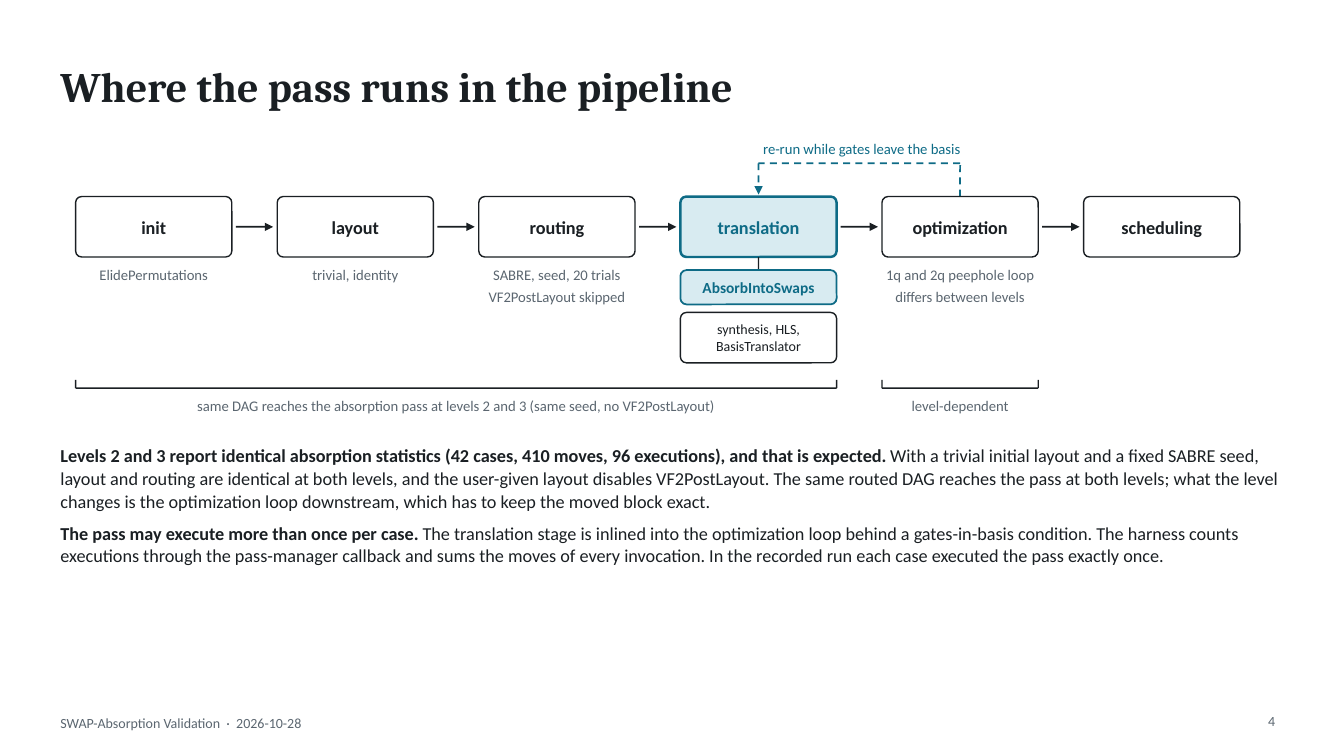
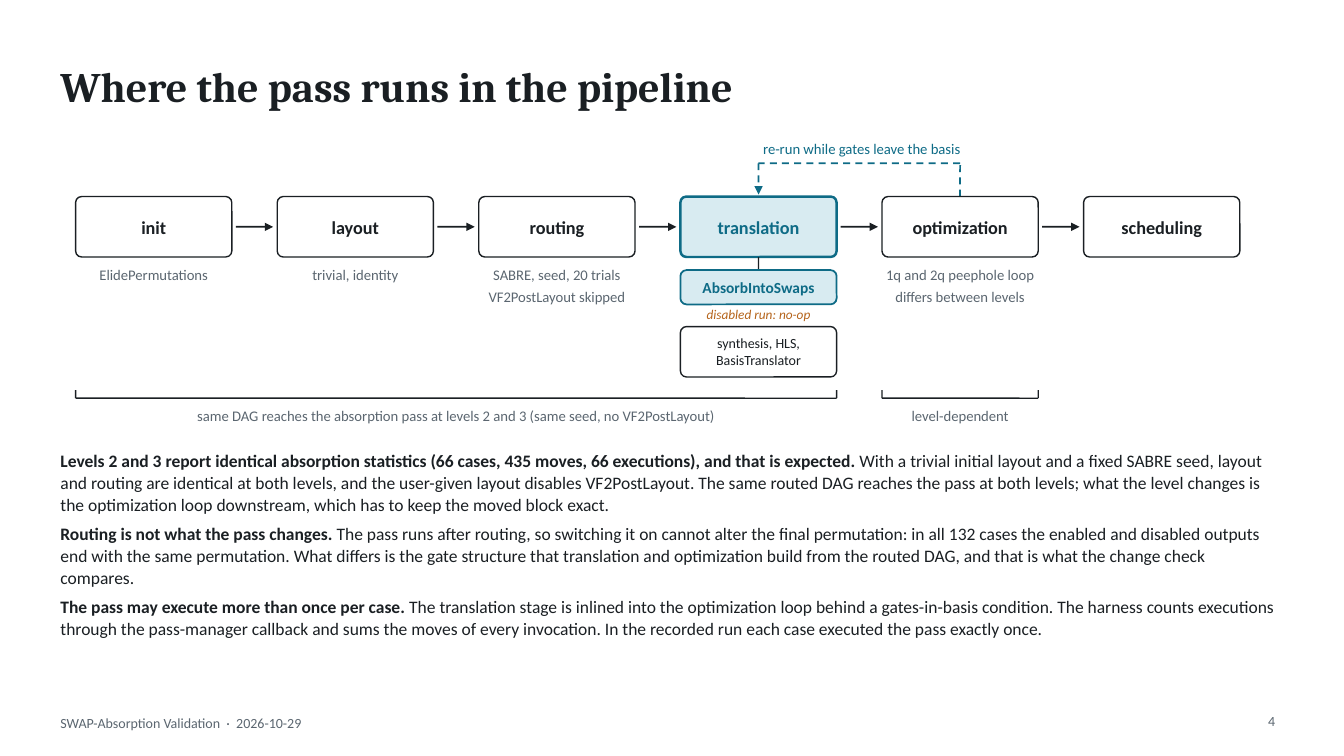
Before and after one commit to AI-native-Systems-Research/qiskit-swap-asbsorption-validation, a slide deck: slide 4 of swap_absorption_validation.pptx. Drawn at 1344x756 pixels with LibreOffice and Linux fonts; fonts in the diff are those of the drawing. Boxes give left, top, right and bottom in pixels: in the first picture for what was removed or moved away, otherwise in the second. Text is boxed around its words. In the diff, an @@ line names an element or a change of style, - is before the commit and + after.

Commit message:
Fixes in the report

```diff
--- a/swap_absorption_validation.pptx
+++ b/swap_absorption_validation.pptx
@@ text "synthesis, HLS,": place and size @@
-text "synthesis, HLS," at bbox=[716, 324, 801, 351]
+text "synthesis, HLS," at bbox=[716, 338, 801, 365]
@@ rounded rectangle: place and size @@
-rounded rectangle at bbox=[681, 313, 837, 363]
+rounded rectangle at bbox=[681, 327, 837, 377]
@@ text added at bbox=[707, 309, 810, 321], 9.5 pt, text #B5641B, italic @@
+disabled run: no-op
@@ line moved from (882, 380) - (882, 388) to (837, 390) - (837, 398) @@
@@ line moved from (837, 380) - (837, 388) to (882, 390) - (882, 398) @@
@@ 4 lines, 2 texts: place and size @@
-4 lines, 2 texts at bbox=[76, 380, 1038, 414]
+4 lines, 2 texts at bbox=[76, 390, 1038, 424]
@@ text at bbox=[60, 454, 1262, 587]: text changed; size 13 to 12.5 pt @@
-• Levels 2 and 3 report identical absorption statistics (42 cases, 410 moves, 96 executions), and that is expected. With a trivial initial layout and a fixed SABRE seed, layout and routing are identical at both levels, and the user-given layout disables VF2PostLayout. The same routed DAG reaches the pass at both levels; what the level changes is the optimization loop downstream, which has to keep the moved block exact.
+• Levels 2 and 3 report identical absorption statistics (66 cases, 435 moves, 66 executions), and that is expected. With a trivial initial layout and a fixed SABRE seed, layout and routing are identical at both levels, and the user-given layout disables VF2PostLayout. The same routed DAG reaches the pass at both levels; what the level changes is the optimization loop downstream, which has to keep the moved block exact.
+• Routing is not what the pass changes. The pass runs after routing, so switching it on cannot alter the final permutation: in all 132 cases the enabled and disabled outputs end with the same permutation. What differs is the gate structure that translation and optimization build from the routed DAG, and that is what the change check compares.
@@ text at bbox=[60, 600, 1274, 638]: size 13 to 12.5 pt in "The pass may execute more than once ..."; less space between paragraphs @@
@@ text at bbox=[60, 718, 301, 730]: text changed @@
-SWAP-Absorption Validation · 2026-10-28
+SWAP-Absorption Validation · 2026-10-29
```
Also in this commit, not shown: 16 other slides changed, 3 slides added, 1 slide removed, 5 other files.
